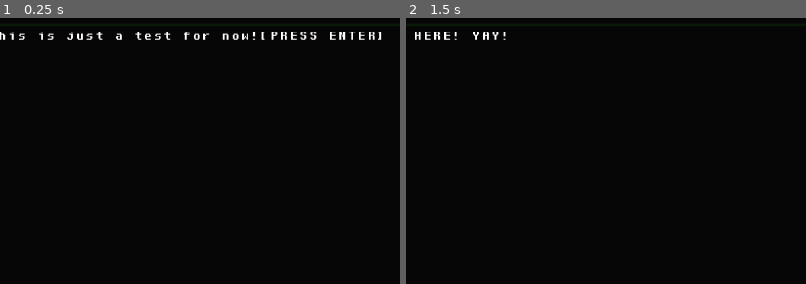
Above: before the commit, frames 1-2 (left to right).
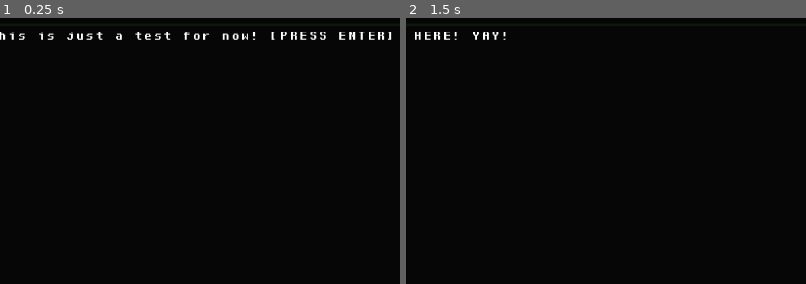
Above: after the commit, the same moments.

Repository: RhineQueen/GameOff-Secrets
Game: Godot game, scene res://Scenes/game.tscn
The game is run twice, just before and just after one commit, with the same random seed, the same clock (stepped at 60 frames per second) and the same inputs.
Inputs (mouse positions are % of the whole screen's width and height, from its top left):
- Up to frame 1 (0.25 s): no input
- Up to frame 2 (1.5 s): click (51, 90) at 0.52 s; type "12" at 0.6 s; click "TEST" at 1.25 s
The pictures show only the part of the screen within x 10-60%, y 0-50%; the shares and areas given below are measured in that part.

The runs differ from the first frame. In frame 1, 0.4% of the frame differs, in the area x 65-98%, y 5-9%; in frame 2, nothing differs.

Commit message:
Initial pass at balancing the main loop

Diff:
--- a/gameoff-secrets/Scenes/game.tscn
+++ b/gameoff-secrets/Scenes/game.tscn
@@ -80,9 +80,9 @@
 size_flags_vertical = 8
 theme_override_styles/background = SubResource("StyleBoxFlat_eguma")
 theme_override_styles/fill = SubResource("StyleBoxFlat_wetox")
-max_value = 60.0
+max_value = 30.0
 step = 1.0
-value = 60.0
+value = 30.0
 show_percentage = false
 
 [node name="GameInfo" type="PanelContainer" parent="BG/MarginContainer/Gamescreen"]
@@ -139,9 +139,9 @@
 layout_mode = 2
 theme_override_styles/background = SubResource("StyleBoxFlat_gl2c2")
 theme_override_styles/fill = SubResource("StyleBoxFlat_lo8e4")
-max_value = 20.0
+max_value = 10.0
 step = 1.0
-value = 20.0
+value = 10.0
 
 [node name="completion_bar" type="ProgressBar" parent="BG/MarginContainer/Gamescreen"]
 custom_minimum_size = Vector2(0, 25)
@@ -176,7 +176,7 @@
 script = ExtResource("8_lhb8j")
 
 [node name="round_timer" type="Timer" parent="."]
-wait_time = 60.0
+wait_time = 30.0
 one_shot = true
 
 [connection signal="check_results" from="." to="ResultCheck" method="_on_game_check_results"]
--- a/gameoff-secrets/Scripts/data_storage.gd
+++ b/gameoff-secrets/Scripts/data_storage.gd
@@ -7,9 +7,14 @@
 
 func _ready() -> void:
 	tut_text_strings = {
-		0:"Hello! This is just a test for now![PRESS ENTER]",
-		1:"Welcome to the TEST TUTORIAL![PRESS ENTER]",
-		2:"Respond to: [color=crimson]((ContVal))[/color]"
+		0:"Hello! This is just a test for now! [PRESS ENTER]",
+		1:"Welcome to the TEST TUTORIAL! [PRESS ENTER]",
+		2:"You will be shows a block of data. You must identfy the keyword in the data and type the correct response.",
+		3:"Refer to the included Manual.pdf for keyword variants and appropriate responses.",
+		4:"Observe now, the [color=royalblue]blue bar[/color] at the bottom of your screen. This is your Connection Integrity. Correctly responding to the keyword will increase your Connection Integrity. If it reaches 100%, you win!",
+		5:"Observe now, the [color=crimson]red bar[/color] at the bottom of your screen. This is your Firewall Integrity. Incorrectly responding to the keyword will decrease your Firewall Integrity. If it reaches 0%, you lose.",
+		6:"Observe now, the [color=limegreen]green bar[/color] at the top of your screen. This is your Uplink Integrity. Taking too long to respond to a data block will also decrease your Firewall Integrity.",
+		7:"To ensure your understanding of the response rules, observe now, the Manual and respond to: (([color=crimson]ContVal[/color])) to begin."
 	}
 
 	text_strings_surface = [
--- a/gameoff-secrets/Scripts/game.gd
+++ b/gameoff-secrets/Scripts/game.gd
@@ -20,7 +20,7 @@
 #constants
 const RELEASEME = preload("res://Fonts/releaseme.ttf")
 const WIN_VAL: int = 20
-const MAX_LIFE: int = 20
+const MAX_LIFE: int = 10
 
 #signals
 signal setup_signals
@@ -40,7 +40,6 @@
 
 func _ready() -> void:
 	#reset life and progress
-	#TODO setup constants
 	lives = MAX_LIFE
 	completion_progress = 0
 	#setup for tutorial
@@ -116,6 +115,7 @@
 
 	if completion_progress >= WIN_VAL:
 		winstate = 1
+		round_timer.stop()
 		#TODO IF I HAVE TIME create an ending_handler that gets signaled here instead of directly stting the data.
 		#End handler is a match statrement that reads the win state and, like tutorial,
 		#interates through some text, but bypasses results_check for it's own handling.
--- a/gameoff-secrets/Scripts/puzzle_generator.gd
+++ b/gameoff-secrets/Scripts/puzzle_generator.gd
@@ -10,12 +10,6 @@
 func _on_game_generate_data() -> void:
 	generate_new()
 	new_puzzle_params.emit(parameters)
-
-
-	#connect new_puzzle_params to GAME and DATA COMPILER
-#func _on_game_setup_signals() -> void:
-
-	#Signal new_puzzle_params
 
 
 func generate_new():
--- a/gameoff-secrets/Scripts/result_check.gd
+++ b/gameoff-secrets/Scripts/result_check.gd
@@ -8,6 +8,8 @@
 var input_assessing_pntr: int = 0
 var params_assessing_pntr: int = 0
 var results: Array[bool]
+
+#TODO IF I EVEN CAN figure out how to check more than one keyword per puzzle
 
 
 func _on_game_tutorial_check_results(player_input: String, puzzle_params: Array[Array]) -> void:
